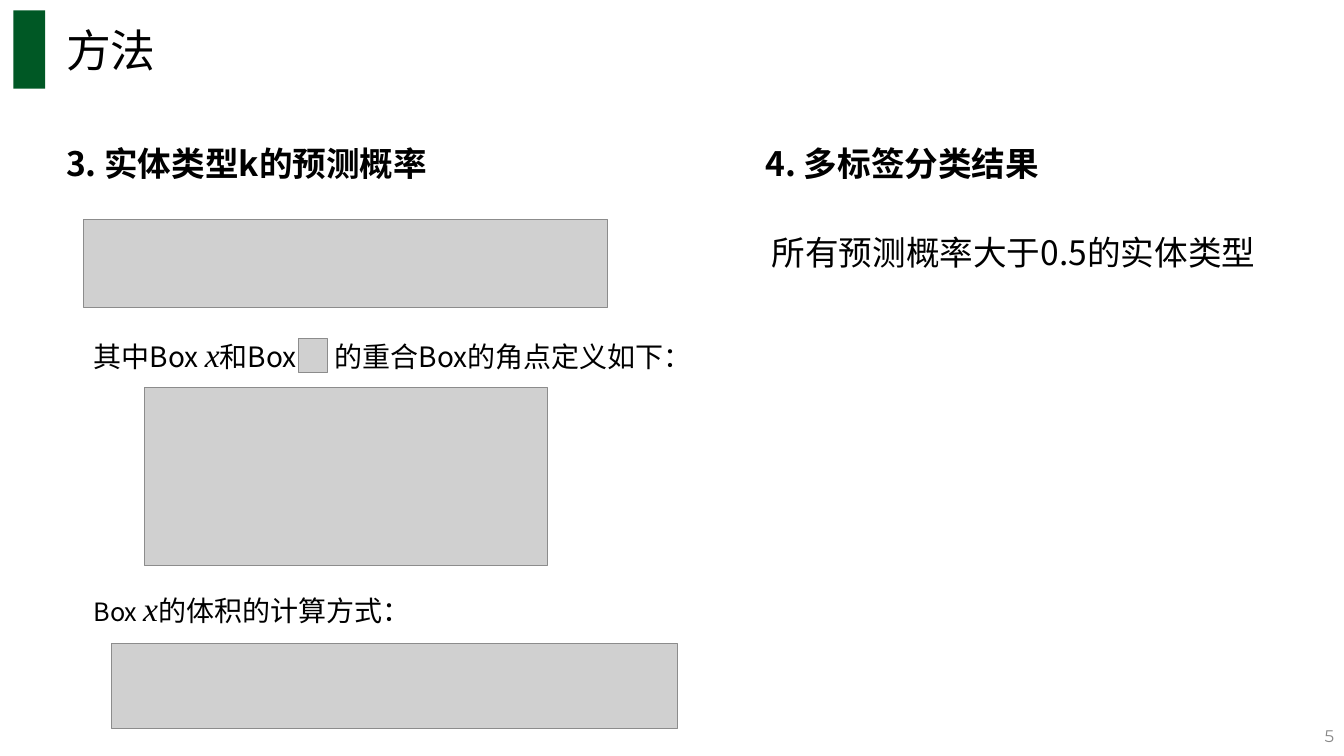
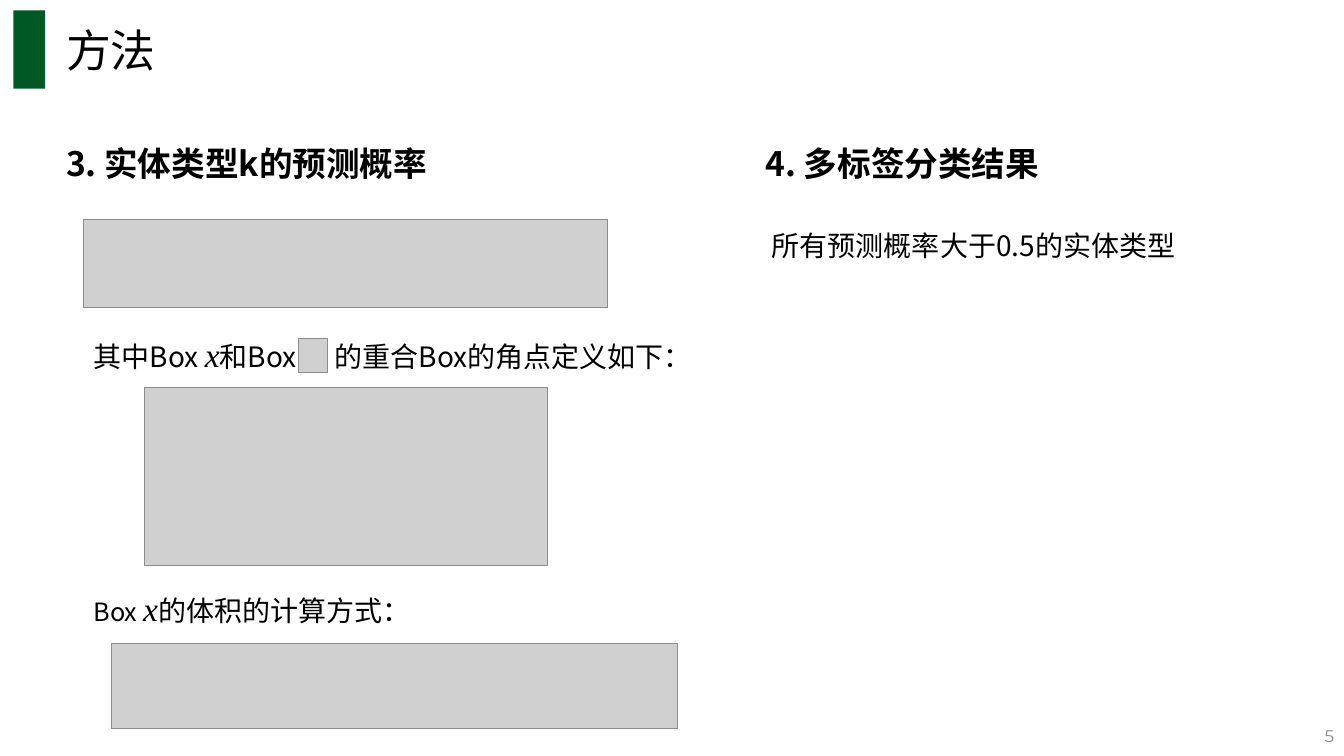
Before and after one commit to Stardust-hyx/paper-notes, a slide deck: slide 5 of 20210811-何羽鑫 -Model_Fine-grained_Entity_Type_with_Box_Embedding.pptx. Drawn at 1344x756 pixels with LibreOffice and Linux fonts; fonts in the diff are those of the drawing; grey boxes stand for pictures. Boxes give left, top, right and bottom in pixels: in the first picture for what was removed or moved away, otherwise in the second. Text is boxed around its words. In the diff, an @@ line names an element or a change of style, - is before the commit and + after.

```diff
--- a/20210811-何羽鑫 -Model_Fine-grained_Entity_Type_with_Box_Embedding.pptx
+++ b/20210811-何羽鑫 -Model_Fine-grained_Entity_Type_with_Box_Embedding.pptx
@@ text "所有预测概率大于0.5的实体类型" at [772, 232, 1176, 259]: size 24 to 20 pt @@
```
Also in this commit, not shown: 2 other slides changed, 4 slides added.
